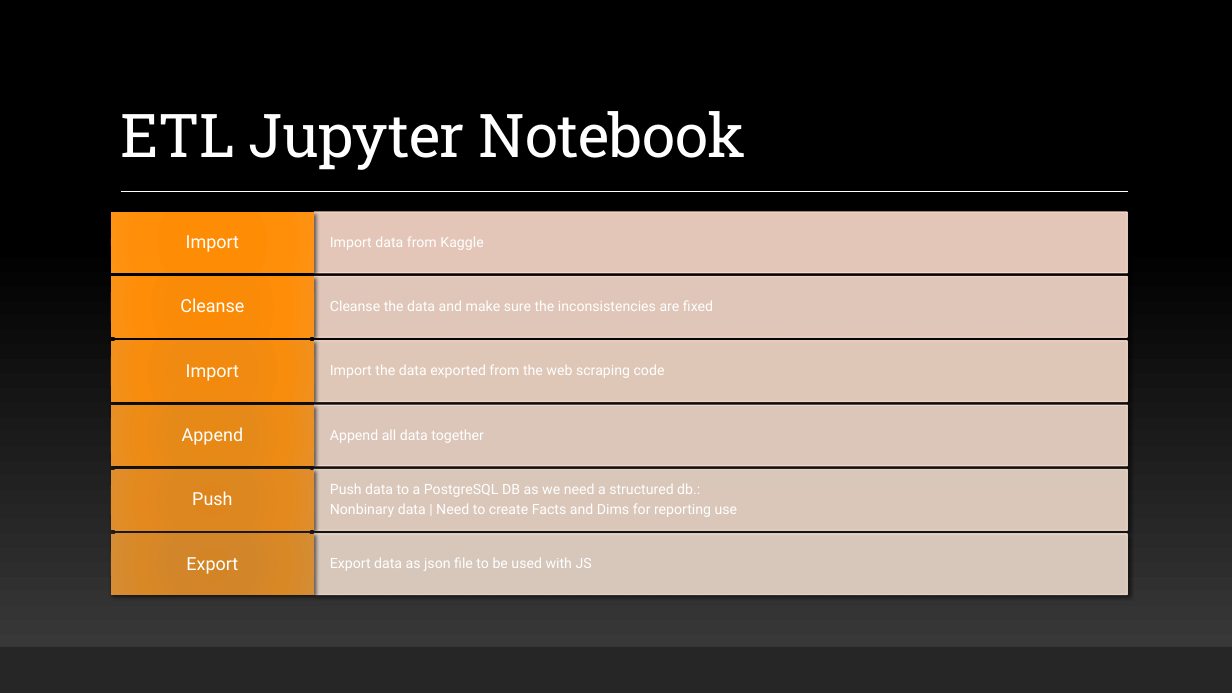
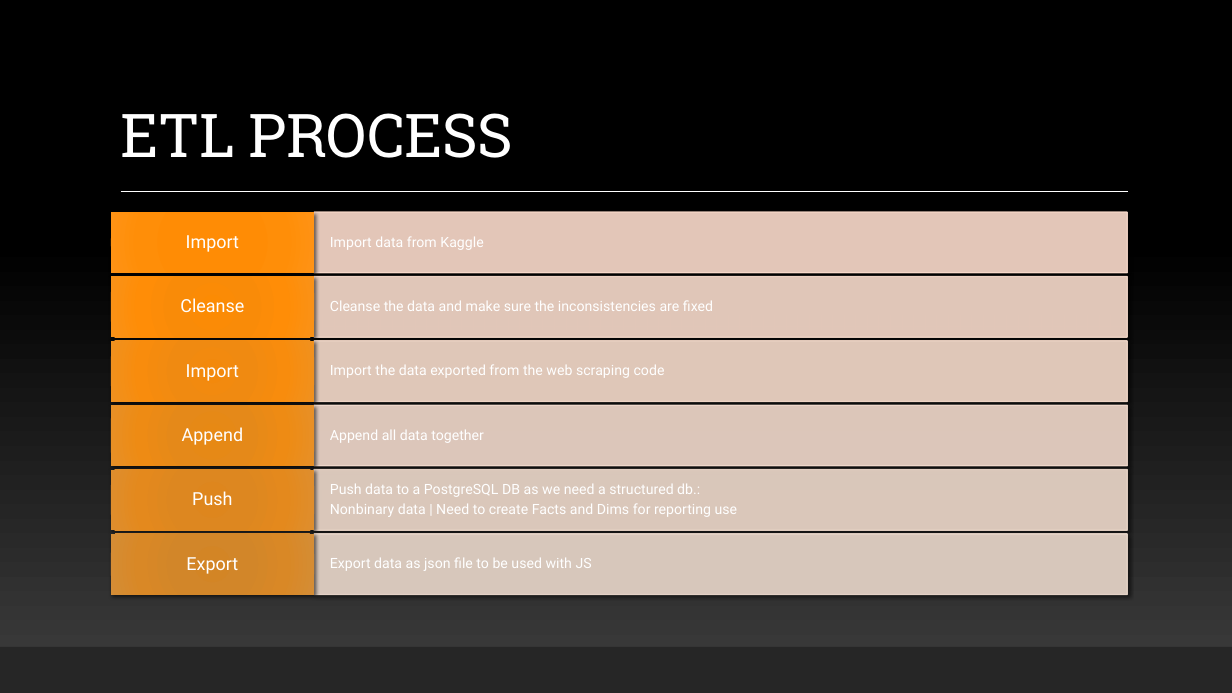
Before and after one commit to Chadi272/Project_3_Path_Finders, a slide deck: slide 7 of Path Finders.pptx (slide 5 before the commit). Drawn at 1232x693 pixels with LibreOffice and Linux fonts; fonts in the diff are those of the drawing. Boxes give left, top, right and bottom in pixels: in the first picture for what was removed or moved away, otherwise in the second. Text is boxed around its words. In the diff, an @@ line names an element or a change of style, - is before the commit and + after.

```diff
--- a/Path Finders.pptx
+++ b/Path Finders.pptx
@@ title at <box>120,113,513,158</box>: text changed @@
-ETL Jupyter Notebook
+ETL PROCESS
```
Also in this commit, not shown: 6 other slides changed, 2 slides added, 3 other files.
